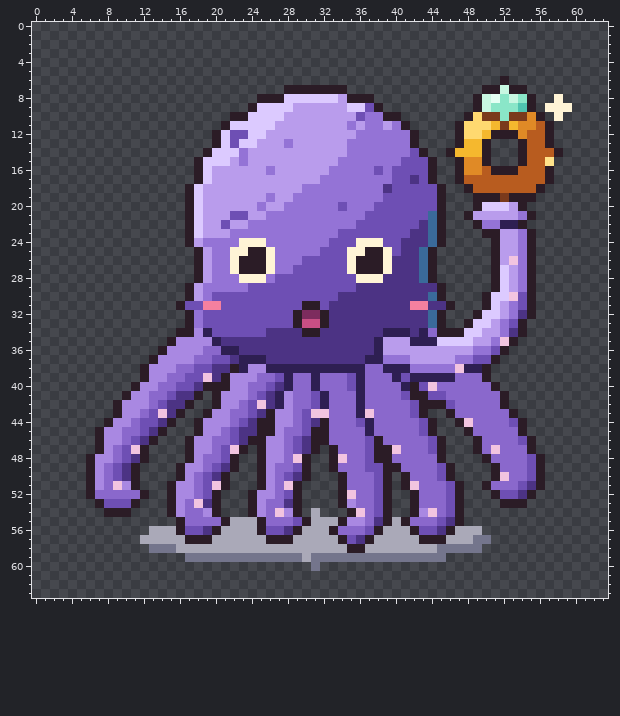
File history of a pixel-art file, aseprite-source/v3/art-2701-pals-all/c08/opus2/cs-octo-ogle-yard.aseprite. The picture above is the old version.
64x64 pixels, 1 frame.
The result:
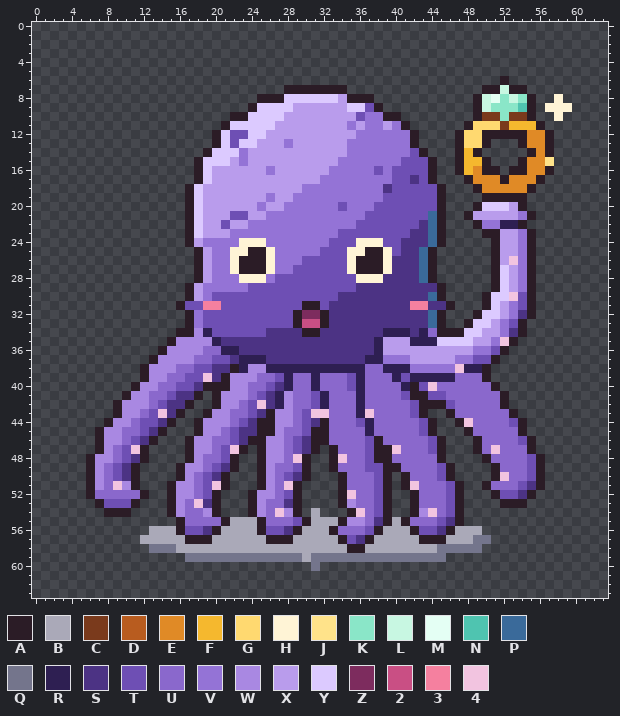
Palette (. is transparent): A #2b1c26  B #aaa9b8  C #7a3a1c  D #b85c1f  E #e08a26  F #f5b82e  G #ffd970  H #fff4d6  J #ffe38a  K #8ae6c8  L #c8f7e2  M #e4fff4  N #4fc4b0  P #3a6a9a  Q #74758c  R #2e1f52  S #4c3384  T #6e4fb4  U #8a68cc  V #9473d6  W #a988e2  X #b99cec  Y #dccaff  Z #7d2c5e  2 #c94f84  3 #f5809f  4 #f2c4e0
Change:
Colour A replaces colour C in row 19 at x 52.
Colour A replaces colour D in row 11 at x 56; in row 14 at x 55 and 57; in row 16 at x 50 and 54; in row 17 at x 48, 52 and 56; in row 18 at x 49 and 55.
Colour A replaces colour E in row 10 at x 55; in row 12 at x 54.
Colour A replaces colour F in row 12 at x 50; in row 14 at x 47 and 49.
Colour A replaces colour G in row 10 at x 49; in row 11 at x 48.
Colour E replaces colour D in rows 12 to 13 at x 55 to 56; in row 14 at x 56; in rows 15 to 16 at x 55 to 56; in row 17 at x 49 to 51 and 53 to 55; in row 18 at x 50 to 54.
Colour F replaces colour E in row 11 at x 54 to 55; in row 15 at x 48 to 49; in row 16 at x 48.
Colour G replaces colour F in row 11 at x 51; in row 13 at x 48 to 49.
The author cleared colour A in row 10 at x 48 and 56; in row 11 at x 47 and 57; in row 14 at x 46, 50, 54 and 58; in row 16 at x 52; in row 17 at x 47 and 57; in row 18 at x 48 and 56.
The author cleared colour A in row 19 at x 49 and 55.
Pixel boxes of the changes (left, top, right, bottom) in both pictures:
changed: (446, 112, 563, 202)
